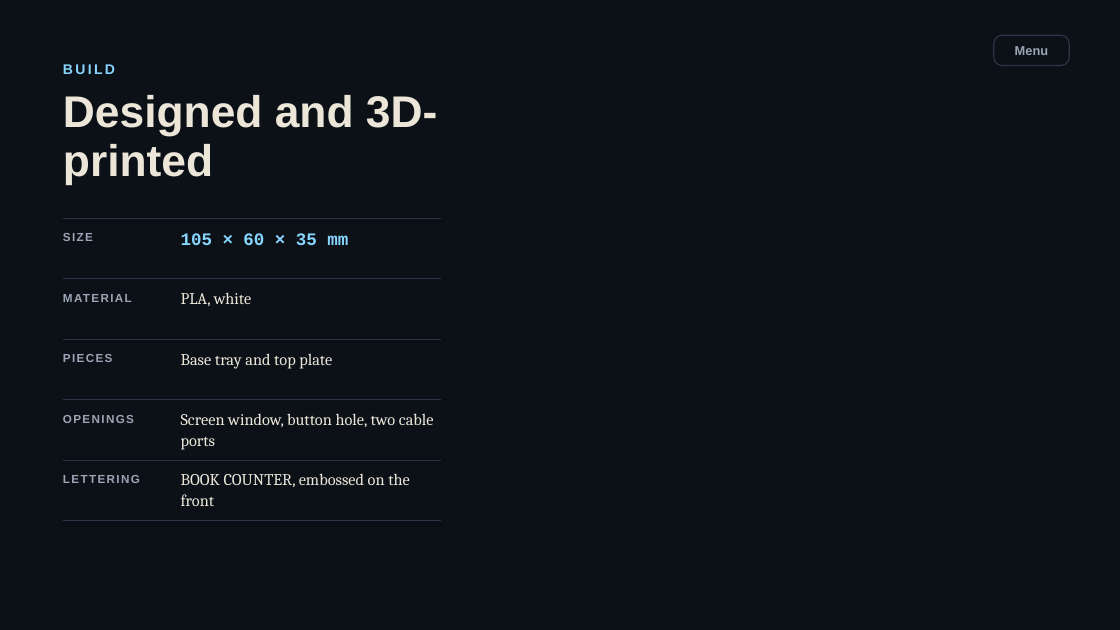
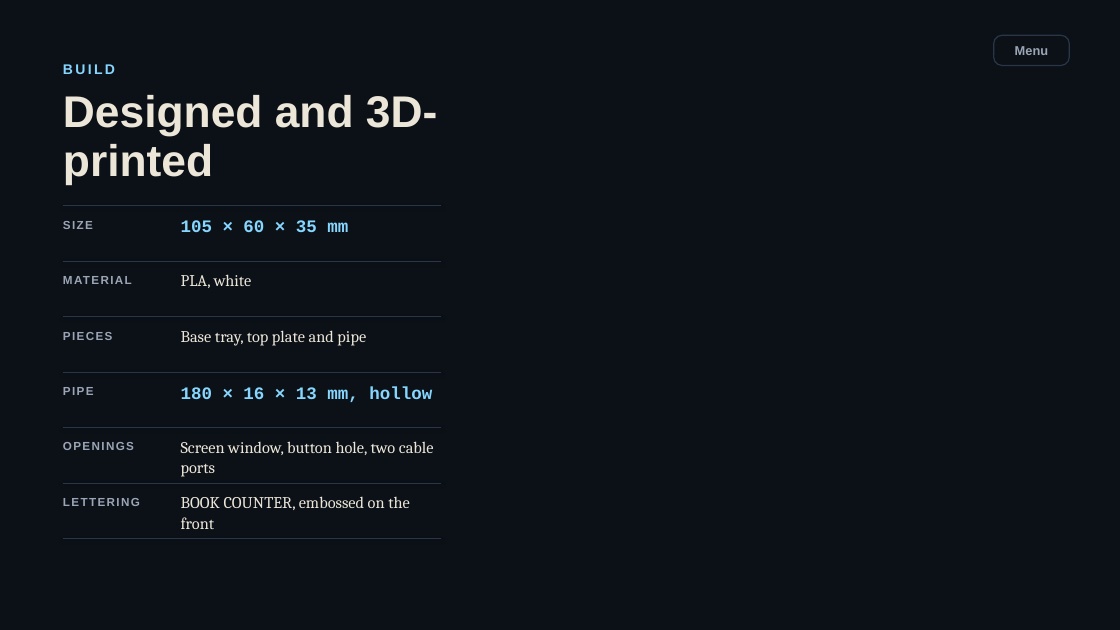
Before and after one commit to sharmaricha676-rgb/bookcounterppt, a slide deck: slide 36 of BookCounter-interactive.pptx (slide 33 before the commit). Drawn at 1120x630 pixels with LibreOffice and Linux fonts; fonts in the diff are those of the drawing; background and template pictures are left out. Boxes give left, top, right and bottom in pixels: in the first picture for what was removed or moved away, otherwise in the second. Text is boxed around its words. In the diff, an @@ line names an element or a change of style, - is before the commit and + after.

```diff
--- a/BookCounter-interactive.pptx
+++ b/BookCounter-interactive.pptx
@@ line moved from (63, 218) - (441, 218) to (63, 206) - (441, 206) @@
@@ text "SIZE": place and size @@
-text "SIZE" at (63,233,93,241)
+text "SIZE" at (63,221,93,229)
@@ text "105 × 60 × 35 ...": place and size @@
-text "105 × 60 × 35 ..." at (181,233,348,245)
+text "105 × 60 × 35 ..." at (181,220,348,232)
@@ text "PLA, white": place and size @@
-text "PLA, white" at (181,292,252,306)
+text "PLA, white" at (181,274,252,288)
@@ 2 texts, 2 lines: place and size @@
-2 texts, 2 lines at (63,279,441,362)
+2 texts, 2 lines at (63,261,441,340)
@@ text at (181,330,366,346): text changed @@
-Base tray and top plate
+Base tray, top plate and pipe
@@ line moved from (63, 400) - (441, 400) to (63, 372) - (441, 372) @@
@@ text added at (63,387,94,395), 10 pt, text #9BA5B5, bold @@
+PIPE
@@ text added at (181,386,432,402), 15 pt, text #86D6FF, bold @@
+180 × 16 × 13 mm, hollow
@@ line moved from (63, 460) - (441, 460) to (63, 428) - (441, 428) @@
@@ 3 texts: place and size @@
-3 texts at (63,415,410,506)
+3 texts at (63,442,410,529)
@@ text "Screen window, button hole, two ...": place and size @@
-text "Screen window, button hole, two ..." at (181,413,434,450)
+text "Screen window, button hole, two ..." at (181,441,434,477)
@@ line moved from (63, 521) - (441, 521) to (63, 483) - (441, 483) @@
@@ line added from (63, 539) to (441, 539), #2A3647 0.75 pt @@
```
Also in this commit, not shown: 29 other slides changed, 3 slides added.
